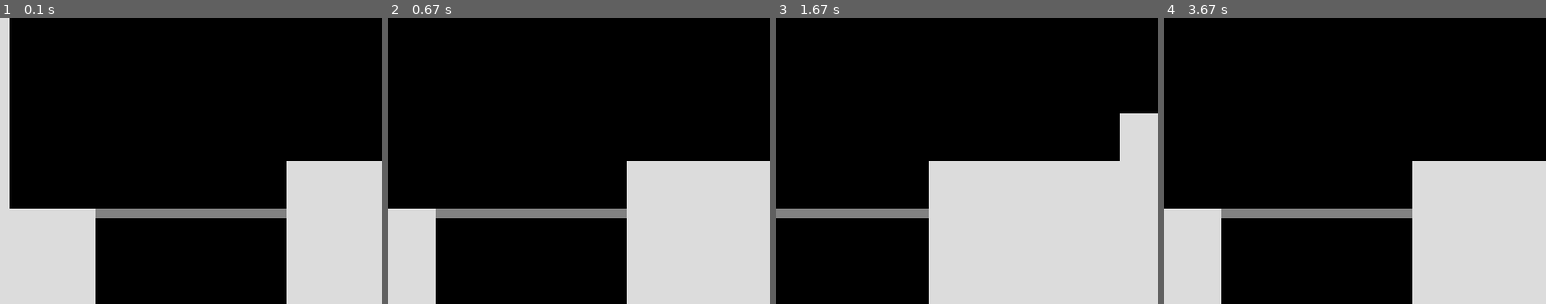
Above: before the commit, frames 1-4 (left to right).
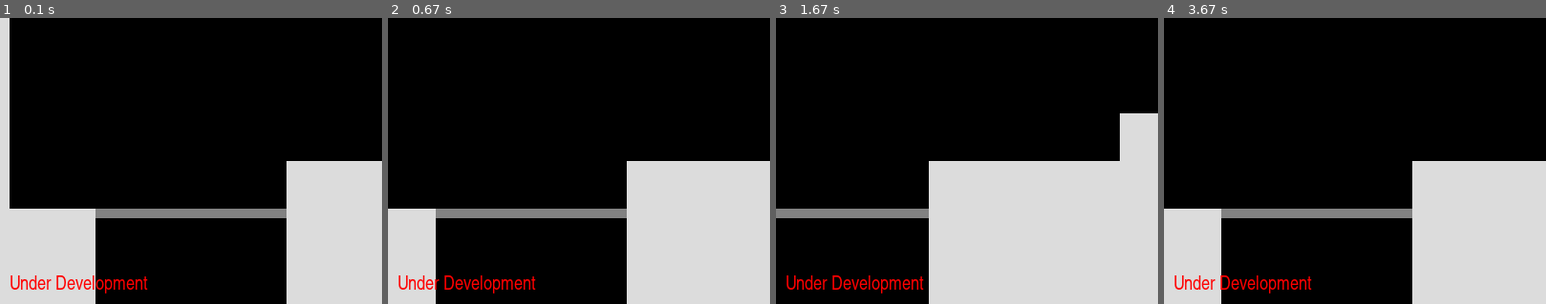
Above: after the commit, the same moments.

Repository: ericgarig/pyGame
Game: pygame game, started from main.py
The game is run twice, just before and just after one commit, with the same random seed, the same clock (stepped at 60 frames per second) and the same inputs. The source is Python 2; it was converted automatically to run under Python 3.
Inputs:
- Up to frame 1 (0.1 s): no input
- Up to frame 2 (0.67 s): hold D from 0.33 s (still down)
- Up to frame 3 (1.67 s): release D at 0.8 s; hold W 0.83-1.13 s; hold D 1.17-1.63 s
- Up to frame 4 (3.67 s): hold A 1.67-2.2 s; hold S 2.23-2.53 s; hold A 2.57-2.97 s; hold W 3-3.37 s; hold D from 3.4 s (still down)
The pictures show only the part of the screen within x 0-50%, y 50-100%; the shares and areas given below are measured in that part.

The runs differ from the first frame. In frame 1, 0.8% of the frame differs, in the area x 2-39%, y 90-97%; in frame 2, 0.8%; in frame 3, 0.8%; in frame 4, 0.8%.

Commit message:
removed unnecessary files, cleaned up code

Diff:
--- a/Text.py
+++ b/Text.py
@@ -1,13 +1,15 @@
+# 2014-06-11 ( eshagdar )
+
 import pygame
 
 def text_to_screen(screen, text, x, y, size = 15,
-            color = (255, 255, 255), font_type = 'monospace'):
+            color = (255, 255, 255), font_type = 'ArialNarrow'):
     try:
-
         text = str(text)
         font = pygame.font.SysFont(font_type, size)
         text = font.render(text, True, color)
         screen.blit(text, (x, y))
+
     except Exception, e:
         print 'Font Error, saw it coming'
         raise e
--- a/charClass.py
+++ b/charClass.py
@@ -4,6 +4,9 @@
 
 import pygame, sys
 from baseClass import *
+from time import sleep
+import Text
+
 
 
 
@@ -118,3 +121,12 @@
         if self.rect.bottom == moveArray[0]:
             self.isFalling = False
        # print
+
+    def isDead(self,screen,DeathPos,backGroundColor):
+        if self.rect.bottom >= DeathPos:
+            screen.fill(backGroundColor)
+            Text.text_to_screen(screen, "You fell to your death",10,10,100,(255,0,0))
+            Text.text_to_screen(screen, "Try again",10,200,100,(255,0,0))
+            pygame.display.update()
+            sleep(2)
+            return True
--- a/main.py
+++ b/main.py
@@ -1,33 +1,33 @@
-# 2014-06-10 ( eshagdar )
+#!/usr/bin/env python
 
-
-""" things to do:
-
-    gravity should not be Constant
-    - along with that, jump shouldn't be either
-    - not should you be able to jump unless you land - check velY
-    moving the map up/down when on a platform/falling from 'base height'
+"""
+to do:
+- dead state
 
 """
 
-import pygame, sys, os, random
+
+
+"""main file of side-scroller game"""
+
+__author__ = "Erik Shagdar"
+__version__ = "1.0.1"
+__email__ = "erik.shagdar@gmail.com"
+__status__ = "Development"
+
+
+import pygame
+import sys
+import os
+import random
 from pygame.locals import *
 from baseClass import *
 from charClass import *
 from mapClass import *
-import Text
-"""this is the main file to run """
-
-
-# """not sure I need this anymore. check later 2014-09-29"""
-# def texts(score):
-#     font=pygame.font.Font(None,30)
-#     scoretext=font.render("Score:"+str(score), 1,(0,0,255))
-#     screen.blit(scoretext, (500, 457))
 
 
 
-#Constants
+"""Constants"""
 FPS = 30
 screenWidth = 800
 screenHeight = 600
@@ -39,58 +39,50 @@
 minFloor = screenHeight + charHeight/2
 maxWidth = screenWidth # change this later to the max width of the map
 
+
 #Colors
 Black = (0,0,0)
 Gray = (220,220,220)
 HollowWall = (130,130,130)
-#Red = (220,0,0)
 Blue = (0,0,220)
 
 
-#init
+
+"""init"""
 pygame.init()
 
 
-#setup
+
+"""setup"""
 screen = pygame.display.set_mode((screenWidth, screenHeight))
 pygame.display.set_caption('Testing This All')
 fpsTime = pygame.time.Clock()
 
 
 
+#Map Setup
 
+"""enable this when there are multiple maps, for now just specify file"""
+# files = os.listdir(os.getcwd() + '/Maps')
+# index = random.randrange(1,len(files))   # do not include the .DS_Store file
+# with open("Maps/"+files[index]) as file:    # Use file to refer to the file object
 
-
-""" Map Setup """
-
-# 2014-09-29 ( eshagdar ) - use a map file
-# #(x,y,depth,width)
-# wall01 = MapClass(0,0,minFloor,10)
-
-# #(x,y,depth,width)
-# floor01 = MapClass(10,500,minFloor-500,90)
-# floor02 = MapClass(100,500,10,200,HollowWall,'hollow')
-# floor03 = MapClass(300,450,minFloor-450,200)
-
-
-files = os.listdir(os.getcwd() + '/Maps')
-index = random.randrange(1,len(files))   # do not include the .DS_Store file
-
-# with open("Maps/"+files[index]) as file:    # Use file to refer to the file object
 with open("Maps/Level01.txt") as file:    # Use file to refer to the file object
     data = file.read()
     exec(data)
-exit
 
 
 # Char
 char = CharClass((screenWidth + charWidth)/2,10,charHeight,charWidth,Blue)
 
-# Text
-#text = texts("hi")
 
 
-#Main loop
+"""Text"""
+# texts = TextClass.text_to_screen(screen, "hello", 100, 100, size = 25, color = (0, 255, 255), font_type = 'monospace' )
+
+
+
+"""Main loop"""
 while True:
 
     #EVENTS
@@ -136,15 +128,17 @@
 
 
     #LOGIC
-    # if char.rect.bottom == minFloor:
-    #     pygame.event.Event(USEREVENT, code='DIED', )
+    if char.isDead(screen,minFloor,Black):
+        break
     char.motion(direction,jumping,fall_through,gravity,maxGravity,maxJumpAccel,minFloor,maxWidth,screenWidth,MapClass.allSprites)
+
 
     #DRAW
     screen.fill(Black)
     BaseClass.allSprites.draw(screen)
-    #Text.text_to_screen(screen, "hello", 10, 10,10,(250,40,43))
+    Text.text_to_screen(screen, "Under Development",10,screenHeight-30,20,(255,0,0))
     pygame.display.update()
+
 
     #Clock
     fpsTime.tick(FPS)
--- a/randomFilePicker.py
+++ /dev/null
@@ -1,12 +0,0 @@
-import os, random
-
-files = os.listdir(os.getcwd() + '/Maps')
-index = random.randrange(1,len(files))   # do not include the .DS_Store file
-print files[index]
-
-with open("Maps/"+files[index]) as file:	# Use file to refer to the file object
-    data = file.read()
-    exec( data )
-
-
-print MapClass.allSprites
Not shown, changed: Text.pyc
Not shown, changed: charClass.pyc
